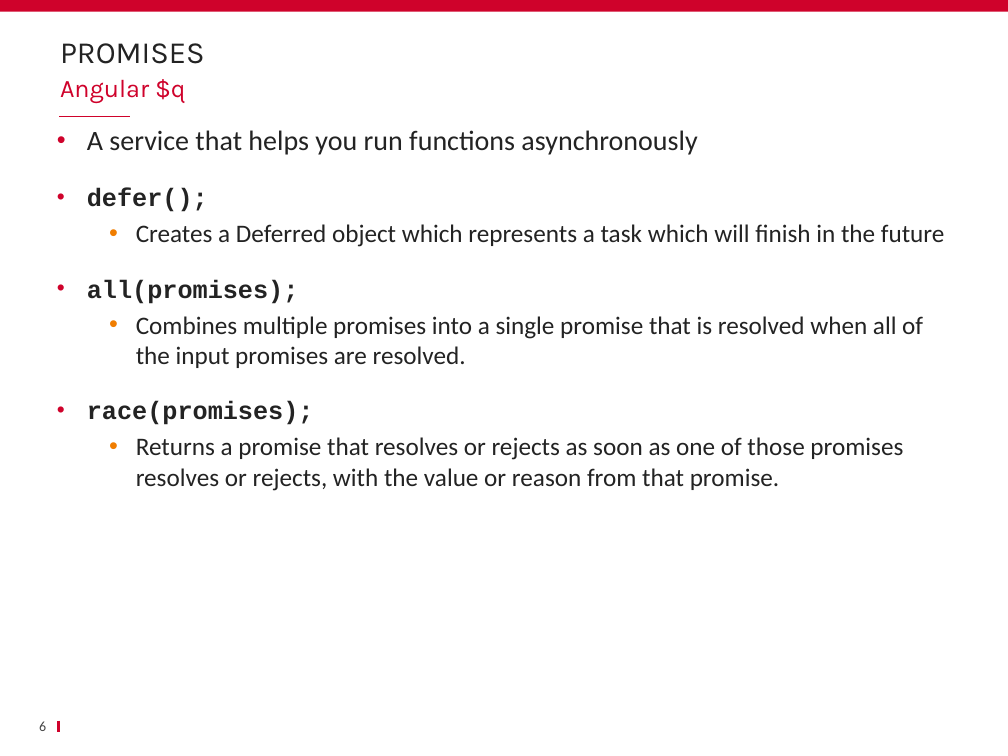
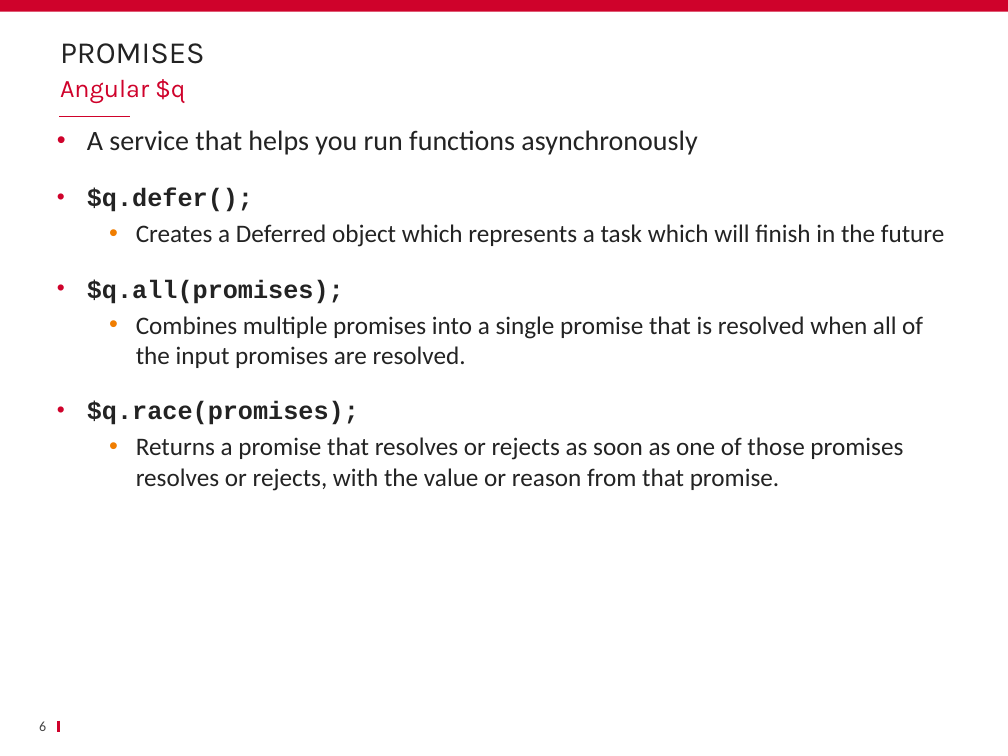
Before and after one commit to ycintre/formation-angularjs, a slide deck: slide 6 of 10 $q/$q.pptx. Drawn at 1008x756 pixels with LibreOffice and Linux fonts; fonts in the diff are those of the drawing; background and template pictures are left out. Boxes give left, top, right and bottom in pixels: in the first picture for what was removed or moved away, otherwise in the second. Text is boxed around its words. In the diff, an @@ line names an element or a change of style, - is before the commit and + after.

```diff
--- a/10 $q/$q.pptx
+++ b/10 $q/$q.pptx
@@ text at [87,188,253,212]: text changed @@
-• defer();
+• $q.defer();
@@ text at [87,279,344,304]: text changed @@
-• all(promises);
+• $q.all(promises);
@@ text at [87,401,359,425]: text changed @@
-• race(promises);
+• $q.race(promises);
```
Also in this commit, not shown: 3 other slides changed, 2 other files.
